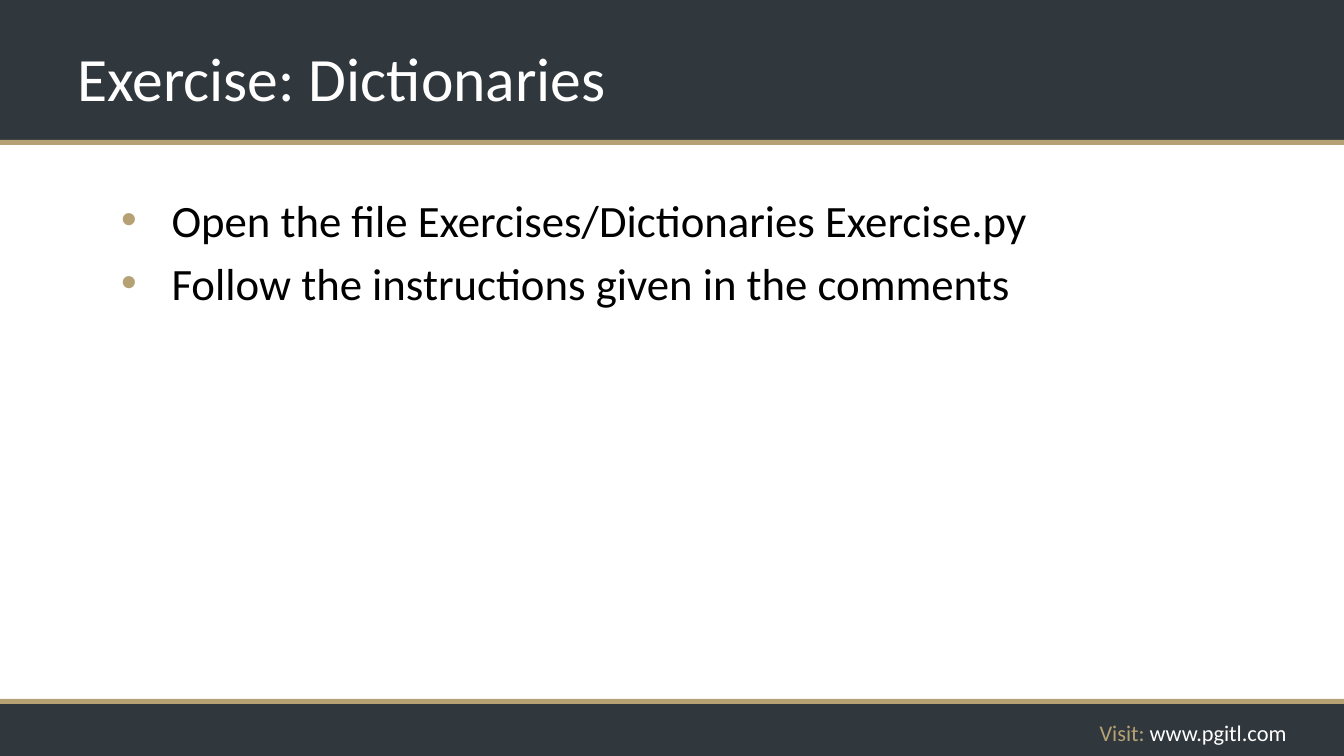
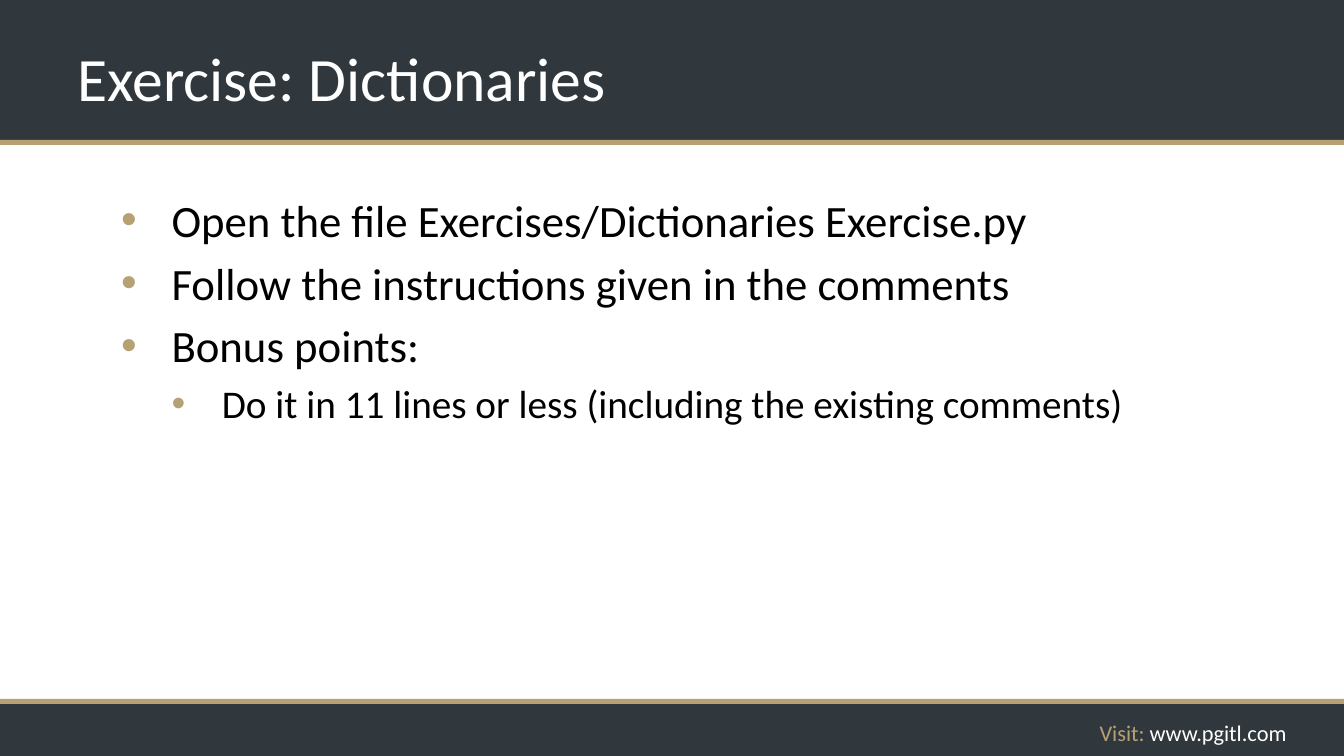
Before and after one commit to rikkouri/project-a, a slide deck: slide 73 of Programming Foundations.pptx. Drawn at 1344x756 pixels with LibreOffice and Linux fonts; fonts in the diff are those of the drawing; background and template pictures are left out. Boxes give left, top, right and bottom in pixels: in the first picture for what was removed or moved away, otherwise in the second. Text is boxed around its words. In the diff, an @@ line names an element or a change of style, - is before the commit and + after.

```diff
--- a/Programming Foundations.pptx
+++ b/Programming Foundations.pptx
@@ text at (172,331,1122,425): paragraphs added @@
+• Bonus points:
+  • Do it in 11 lines or less (including the existing comments)
```
Also in this commit, not shown: 1 other slide changed.
